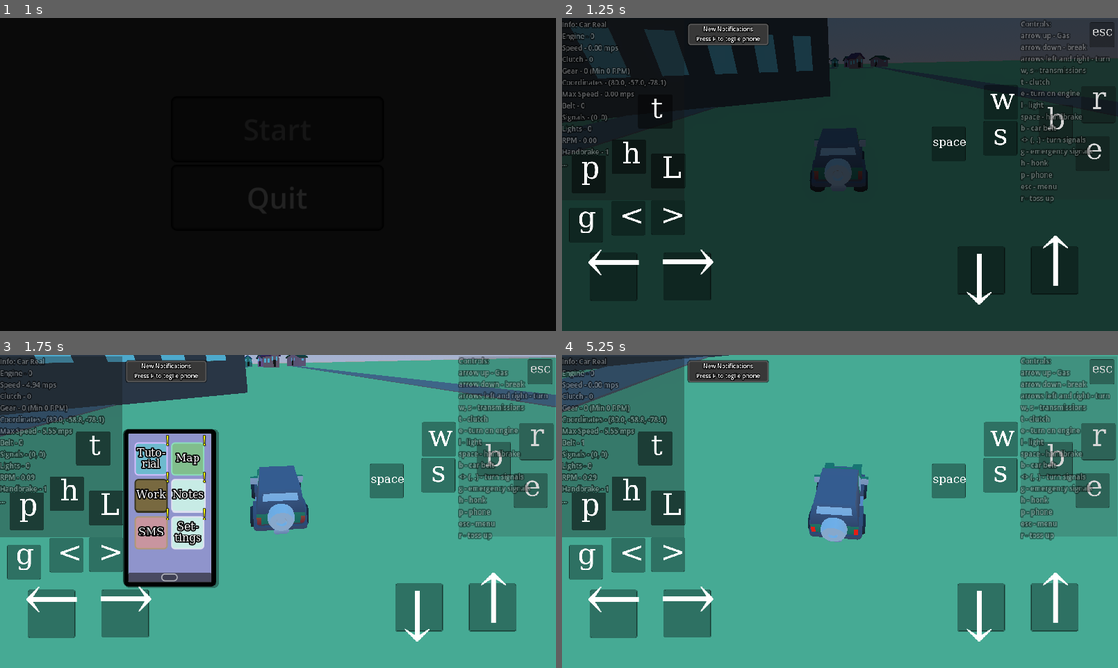
Above: before the commit, frames 1-4 (two rows, left to right).
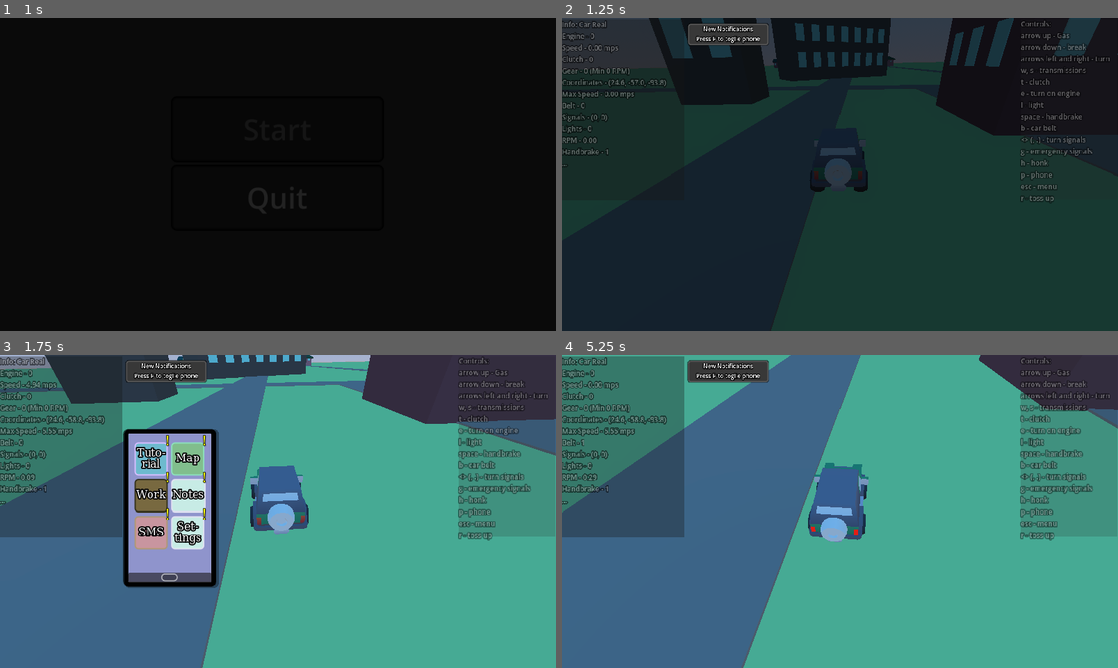
Above: after the commit, the same moments.

Repository: artemagant/JameGam
Game: Godot game, scene res://Scenes/Main/main.tscn
Same seed, same stepped clock (60 frames per second), same inputs: the game is played once before the commit and once after it.
Inputs (mouse positions are in pixels of both pictures, inside the frame that each line leads up to):
- Up to frame 1 (1 s): click "Start" at 0.5 s
- Up to frame 2 (1.25 s): no input
- Up to frame 3 (1.75 s): tap P (phone) at 1.25 s; move the mouse to (305, 511) at 1.27 s; hold Up (up) from 1.28 s (still down); hold W (add_gear) from 1.28 s (still down)
- Up to frame 4 (5.25 s): release Up (up) at 2 s; release W (add_gear) at 2 s; click "Tuto- rial" at 2 s; tap P (phone) at 2.75, 3.5, 5 s; move the mouse to (728, 527) at 2.77 s; hold Down (down) 2.78-3.53 s; tap B (belt) at 2.85 s; move the mouse to (851, 505) at 3.52 s; hold Up (up) 3.53-4.25 s; hold T (clutch) 3.53-4.25 s; click "Map" at 4.25 s; move the mouse to (812, 574) at 5.02 s; hold Up (up) from 5.03 s (still down); tap G (emergency_lights) at 5.1 s

Frame 1 is identical in both runs. In frame 2, 16% of the frame differs, in the area x 0-100%, y 0-100%; in frame 3, 41%; in frame 4, 46%.

Commit message:
Working on work

Diff:
--- a/jame-gam/Scenes/Car/car.tscn
+++ b/jame-gam/Scenes/Car/car.tscn
@@ -214,6 +214,9 @@
 &"right_blink": SubResource("Animation_nkh8f")
 }
 
+[sub_resource type="SphereShape3D" id="SphereShape3D_afscr"]
+radius = 1.8381448
+
 [node name="Car" type="VehicleBody3D" unique_id=1676619421]
 collision_layer = 2
 collision_mask = 5
@@ -390,3 +393,11 @@
 
 [node name="AnimationPlayer" type="AnimationPlayer" parent="." unique_id=1047590110]
 libraries/ = SubResource("AnimationLibrary_imavk")
+
+[node name="Car" type="Area3D" parent="." unique_id=695637834]
+
+[node name="CollisionShape3D" type="CollisionShape3D" parent="Car" unique_id=1594655658]
+transform = Transform3D(1, 0, 0, 0, 1, 0, 0, 0, 1, 0, 0.8893945, 0)
+shape = SubResource("SphereShape3D_afscr")
+
+[connection signal="area_entered" from="Car" to="." method="_on_car_area_entered"]
--- a/jame-gam/Scenes/Game/game.gd
+++ b/jame-gam/Scenes/Game/game.gd
@@ -123,3 +123,10 @@
 
 func phone():
 	ui.phone()
+
+
+func end_work(area):
+	if area.name != "Car":
+		print("Body not car")
+		return
+	ui.end_work()
--- a/jame-gam/Scenes/Game/game.tscn
+++ b/jame-gam/Scenes/Game/game.tscn
@@ -75,12 +75,32 @@
 [sub_resource type="BoxMesh" id="BoxMesh_xfil1"]
 size = Vector3(2.5, 1, 2)
 
+[sub_resource type="StandardMaterial3D" id="StandardMaterial3D_huoen"]
+transparency = 1
+albedo_color = Color(1, 1, 0, 0.44313726)
+emission_enabled = true
+emission = Color(1, 1, 0, 1)
+emission_energy_multiplier = 4.24
+grow_amount = 0.608
+
+[sub_resource type="CylinderMesh" id="CylinderMesh_7jvlm"]
+material = SubResource("StandardMaterial3D_huoen")
+top_radius = 1.0
+bottom_radius = 1.0
+height = 1000.0
+
+[sub_resource type="SphereShape3D" id="SphereShape3D_huoen"]
+radius = 13.813139
+
+[sub_resource type="SphereShape3D" id="SphereShape3D_7jvlm"]
+radius = 20.127895
+
 [node name="Game" type="Node3D" unique_id=613764105]
 transform = Transform3D(1, 0, 0, 0, 1, 0, 0, 0, 1, 0, 219.91647, -1558.883)
 script = ExtResource("1_i1e5p")
 
 [node name="Car" parent="." unique_id=1676619421 instance=ExtResource("3_qikps")]
-transform = Transform3D(-0.042045664, 0.0011527173, 0.99911505, 0.0033089463, 0.99999416, -0.0010144815, -0.99911034, 0.0032633638, -0.04204923, 80, -57, -78.069)
+transform = Transform3D(-0.042045664, 0.0011527173, 0.99911505, 0.0033089463, 0.99999416, -0.0010144815, -0.99911034, 0.0032633638, -0.04204923, 24.621002, -57, -93.76587)
 rotation_order = 0
 turn_amount = 0.6
 
@@ -357,4 +377,34 @@
 transform = Transform3D(-22.584217, 0, -3.08227e-07, 0, 1, 0, 1.9743748e-06, 0, -3.525706, 335.96838, -13.874985, -101.18622)
 mesh = SubResource("BoxMesh_xfil1")
 
+[node name="Points" type="Node3D" parent="Environment" unique_id=1136005325]
+
+[node name="Points" type="Node3D" parent="Environment/Points" unique_id=496034461]
+
+[node name="Start" type="Area3D" parent="Environment/Points/Points" unique_id=1705832801]
+visible = false
+
+[node name="MeshInstance3D" type="MeshInstance3D" parent="Environment/Points/Points/Start" unique_id=661233931]
+transform = Transform3D(1, 0, 0, 0, 1, 0, 0, 0, 1, 7.5551987, 34.538498, -0.53344727)
+mesh = SubResource("CylinderMesh_7jvlm")
+
+[node name="CollisionShape3D" type="CollisionShape3D" parent="Environment/Points/Points/Start" unique_id=608744206]
+transform = Transform3D(1, 0, 0, 0, 1, 0, 0, 0, 1, -0.08557129, -10.722382, 1.2862549)
+shape = SubResource("SphereShape3D_huoen")
+debug_color = Color(0.98142856, 0, 0.37522224, 0.41960785)
+
+[node name="Area3D" type="Area3D" parent="Environment/Points/Points" unique_id=831992658]
+visible = false
+
+[node name="MeshInstance3D" type="MeshInstance3D" parent="Environment/Points/Points/Area3D" unique_id=1825552739]
+transform = Transform3D(1, 0, 0, 0, 1, 0, 0, 0, 1, -27.418665, 34.538498, -31.464233)
+mesh = SubResource("CylinderMesh_7jvlm")
+
+[node name="CollisionShape3D" type="CollisionShape3D" parent="Environment/Points/Points/Area3D" unique_id=1233941448]
+transform = Transform3D(1, 0, 0, 0, 1, 0, 0, 0, 1, -29.821342, -15.519608, -33.031982)
+shape = SubResource("SphereShape3D_7jvlm")
+debug_color = Color(0.50387067, 0.58038294, 3.85046e-07, 0.41960785)
+
 [connection signal="timeout" from="UI_Update_Timer" to="." method="_on_ui_update_timer_timeout"]
+[connection signal="area_entered" from="Environment/Points/Points/Start" to="." method="end_work"]
+[connection signal="area_entered" from="Environment/Points/Points/Area3D" to="." method="end_work"]
--- a/jame-gam/Scenes/Game_UI/ui.gd
+++ b/jame-gam/Scenes/Game_UI/ui.gd
@@ -35,8 +35,18 @@
 var _phone: = false
 # Sms
 @onready var smses := $Phone/Sms_App/Smses.get_children()
+# Work
+@onready var balance: Label = $Phone/Work_App/Balance_Panel/CenterContainer/Balance
+var working := false
+@onready var points: Array = $"../Environment/Points/Points".get_children()
+@onready var info_full: Label = $Phone/Work_App/Info_Panel/Info_Full
+var point: int
+var adresses := ["","c.Medium School st. 1"]
+var names := ["Jeffry Lum", "Ronald Barr", "Marie Connor", "Kaily Pugh", "Fred Nerk", "Will Forbis"]
+var work_level := 0
 func _ready() -> void:
-	Data.load_data()
+	if not Data.load_data():
+		Data.reset()
 	$Phone/Settings_App/Buttons/Control2/Extra_UI.button_pressed = Data.data["extra_ui"]
 	$Phone/Settings_App/Buttons/Control/FS.button_pressed = Data.data["fs"]
 	extra_ui.visible = Data.data["extra_ui"]
@@ -57,6 +67,9 @@
 		sfx_volum = 1
 	AudioServer.set_bus_volume_db(bus_sfx, false)
 	AudioServer.set_bus_volume_db(bus_sfx, linear_to_db(sfx_volum))
+	if not DisplayServer.is_touchscreen_available():
+		$Phone_Buttons.visible = false
+	add_money(0)
 	change_text()
 	send_new_sms(false)
 	change_text()
@@ -107,6 +120,10 @@
 			else:
 				new_sms_pop_up.visible = true
 func one_shift_notification(_name: String, state: bool):
+	if current_app.name == _name:
+		main_app.get_node(_name).get_child(0).visible = false
+		ones_shifts_apps[_name] = 0
+		return
 	main_app.get_node(_name).get_child(0).visible = state
 	ones_shifts_apps[_name] = int(state)
 	var values = ones_shifts_apps.values()
@@ -182,3 +199,46 @@
 			i = 5
 			break
 #endregion
+#region Work
+func add_money(value: int = 1):
+	if not working:
+		return
+	Data.data["money"] += value
+	balance.text = "Balance: %d" % Data.data["money"]
+func new_work():
+	if working:
+		push_warning("Still working")
+		return
+	if work_level == 1 and not working:
+		work_level = 1
+		working = true
+		points[point].visible = true
+		points[0].visible = false
+		return
+	working = true
+	point = randi_range(1, points.size()-1)
+	points[0].visible = true
+	info_full.text = "Name: %s
+		To: %s
+		From: Vasa Compony
+		What: Paper
+		Reward: 1 coin
+		Time: no time limit" %[names[point], adresses[point]]
+func end_work():
+	if not working:
+		return
+	if work_level == 0:
+		working = false
+		new_work()
+	work_level = 0
+	add_money()
+	working = false
+	points[point].visible = false
+	one_shift_notification("Work_App", true)
+	info_full.text = "Name:
+		To:
+		From:
+		What:
+		Reward:
+		Time:"
+#endregion
--- a/jame-gam/Scenes/Game_UI/ui.tscn
+++ b/jame-gam/Scenes/Game_UI/ui.tscn
@@ -329,6 +329,125 @@
 
 [sub_resource type="LabelSettings" id="LabelSettings_gvjwk"]
 font = SubResource("FontFile_2cpot")
+font_size = 10
+outline_size = 5
+outline_color = Color(0, 0, 0, 1)
+
+[sub_resource type="StyleBoxFlat" id="StyleBoxFlat_2pujl"]
+bg_color = Color(0.61704624, 0.5326723, 0.39074197, 1)
+border_width_left = 8
+border_width_top = 7
+border_width_right = 8
+border_width_bottom = 7
+border_color = Color(0.8, 0.8, 0.8, 0)
+corner_radius_top_left = 7
+corner_radius_top_right = 7
+corner_radius_bottom_right = 7
+corner_radius_bottom_left = 7
+shadow_color = Color(0, 0, 0, 0)
+shadow_size = 2
+shadow_offset = Vector2(3, 1)
+
+[sub_resource type="StyleBoxFlat" id="StyleBoxFlat_8eldu"]
+bg_color = Color(0, 0, 0, 0.6509804)
+border_width_left = 2
+border_width_top = 2
+border_width_right = 2
+border_width_bottom = 2
+border_color = Color(0, 0, 0, 0.8156863)
+corner_radius_top_left = 5
+corner_radius_top_right = 5
+corner_radius_bottom_right = 5
+corner_radius_bottom_left = 5
+expand_margin_left = 3.0
+
+[sub_resource type="FontFile" id="FontFile_cxiti"]
+cache/0/variation_coordinates = {}
+cache/0/face_index = 0
+cache/0/embolden = 0.0
+cache/0/transform = Transform2D(1, 0, 0, 1, 0, 0)
+cache/0/spacing_top = 0
+cache/0/spacing_bottom = 0
+cache/0/spacing_space = 0
+cache/0/spacing_glyph = 0
+cache/0/baseline_offset = 0.0
+cache/0/16/0/ascent = 0.0
+cache/0/16/0/descent = 0.0
+cache/0/16/0/underline_position = 0.0
+cache/0/16/0/underline_thickness = 0.0
+cache/0/16/0/scale = 1.0
+cache/0/10/0/ascent = 0.0
+cache/0/10/0/descent = 0.0
+cache/0/10/0/underline_position = 0.0
+cache/0/10/0/underline_thickness = 0.0
+cache/0/10/0/scale = 1.0
+
+[sub_resource type="LabelSettings" id="LabelSettings_0nb4j"]
+font = SubResource("FontFile_cxiti")
+font_size = 10
+outline_size = 5
+outline_color = Color(0, 0, 0, 1)
+shadow_size = 2
+shadow_color = Color(0, 0, 0, 0.5568628)
+
+[sub_resource type="FontFile" id="FontFile_uu0mk"]
+cache/0/variation_coordinates = {}
+cache/0/face_index = 0
+cache/0/embolden = 0.0
+cache/0/transform = Transform2D(1, 0, 0, 1, 0, 0)
+cache/0/spacing_top = 0
+cache/0/spacing_bottom = 0
+cache/0/spacing_space = 0
+cache/0/spacing_glyph = 0
+cache/0/baseline_offset = 0.0
+cache/0/16/0/ascent = 0.0
+cache/0/16/0/descent = 0.0
+cache/0/16/0/underline_position = 0.0
+cache/0/16/0/underline_thickness = 0.0
+cache/0/16/0/scale = 1.0
+cache/0/10/0/ascent = 0.0
+cache/0/10/0/descent = 0.0
+cache/0/10/0/underline_position = 0.0
+cache/0/10/0/underline_thickness = 0.0
+cache/0/10/0/scale = 1.0
+
+[sub_resource type="StyleBoxFlat" id="StyleBoxFlat_cxiti"]
+bg_color = Color(0.34048992, 0.5029561, 0.6465655, 0.7411765)
+border_width_left = 3
+border_width_top = 3
+border_width_right = 3
+border_width_bottom = 3
+border_color = Color(0.20970586, 0.35911784, 0.5069695, 0.80784315)
+corner_radius_top_left = 2
+corner_radius_top_right = 2
+corner_radius_bottom_right = 2
+corner_radius_bottom_left = 2
+expand_margin_left = 2.0
+expand_margin_right = 2.0
+
+[sub_resource type="FontFile" id="FontFile_20fwi"]
+cache/0/variation_coordinates = {}
+cache/0/face_index = 0
+cache/0/embolden = 0.0
+cache/0/transform = Transform2D(1, 0, 0, 1, 0, 0)
+cache/0/spacing_top = 0
+cache/0/spacing_bottom = 0
+cache/0/spacing_space = 0
+cache/0/spacing_glyph = 0
+cache/0/baseline_offset = 0.0
+cache/0/16/0/ascent = 0.0
+cache/0/16/0/descent = 0.0
+cache/0/16/0/underline_position = 0.0
+cache/0/16/0/underline_thickness = 0.0
+cache/0/16/0/scale = 1.0
+cache/0/10/0/ascent = 0.0
+cache/0/10/0/descent = 0.0
+cache/0/10/0/underline_position = 0.0
+cache/0/10/0/underline_thickness = 0.0
+cache/0/10/0/scale = 1.0
+
+[sub_resource type="LabelSettings" id="LabelSettings_no80t"]
+font = SubResource("FontFile_20fwi")
 font_size = 10
 outline_size = 5
 outline_color = Color(0, 0, 0, 1)
@@ -458,6 +577,9 @@
 expand_margin_top = 2.0
 
 [sub_resource type="FontFile" id="FontFile_hasax"]
+subpixel_positioning = 0
+msdf_pixel_range = 14
+msdf_size = 128
 cache/0/variation_coordinates = {}
 cache/0/face_index = 0
 cache/0/embolden = 0.0
@@ -497,6 +619,9 @@
 corner_radius_bottom_left = 4
 
 [sub_resource type="FontFile" id="FontFile_2pujl"]
+subpixel_positioning = 0
+msdf_pixel_range = 14
+msdf_size = 128
 cache/0/variation_coordinates = {}
 cache/0/face_index = 0
 cache/0/embolden = 0.0
@@ -769,6 +894,9 @@
 corner_radius_bottom_left = 5
 
 [sub_resource type="FontFile" id="FontFile_lmr3m"]
+subpixel_positioning = 0
+msdf_pixel_range = 14
+msdf_size = 128
 cache/0/variation_coordinates = {}
 cache/0/face_index = 0
 cache/0/embolden = 0.0
@@ -835,6 +963,9 @@
 font_size = 100
 
 [sub_resource type="FontFile" id="FontFile_noyia"]
+subpixel_positioning = 0
+msdf_pixel_range = 14
+msdf_size = 128
 cache/0/variation_coordinates = {}
 cache/0/face_index = 0
 cache/0/embolden = 0.0
@@ -1183,14 +1314,13 @@
 label_settings = SubResource("LabelSettings_gvjwk")
 
 [node name="Work_App" type="Panel" parent="Phone" unique_id=321368451]
-visible = false
 layout_mode = 1
 anchors_preset = 15
 anchor_right = 1.0
 anchor_bottom = 1.0
 grow_horizontal = 2
 grow_vertical = 2
-theme_override_styles/panel = SubResource("StyleBoxFlat_20fwi")
+theme_override_styles/panel = SubResource("StyleBoxFlat_2pujl")
 
 [node name="Under_Development_Label" type="Label" parent="Phone/Work_App" unique_id=1011677720]
 modulate = Color(1, 1, 1, 0.5568628)
@@ -1204,6 +1334,69 @@
      development
                 :("
 label_settings = SubResource("LabelSettings_2cpot")
+
+[node name="Balance_Panel" type="Panel" parent="Phone/Work_App" unique_id=1095332215]
+layout_mode = 0
+offset_left = 70.43477
+offset_top = 10.434784
+offset_right = 130.43478
+offset_bottom = 30.434784
+theme_override_styles/panel = SubResource("StyleBoxFlat_8eldu")
+
+[node name="CenterContainer" type="CenterContainer" parent="Phone/Work_App/Balance_Panel" unique_id=1915176967]
+layout_mode = 0
+offset_left = 0.86956525
+offset_top = 2.6086998
+offset_right = 45.869564
+offset_bottom = 16.6087
+
+[node name="Balance" type="Label" parent="Phone/Work_App/Balance_Panel/CenterContainer" unique_id=151997146]
+layout_mode = 2
+text = "Balance: 0"
+label_settings = SubResource("LabelSettings_0nb4j")
+
+[node name="Stert_Work_Button" type="Button" parent="Phone/Work_App" unique_id=1402421427]
+layout_mode = 0
+offset_left = 73.913025
+offset_top = 33.913044
+offset_right = 126.913025
+offset_bottom = 53.913044
+theme_override_constants/outline_size = 5
+theme_override_fonts/font = SubResource("FontFile_uu0mk")
+theme_override_font_sizes/font_size = 10
+theme_override_styles/normal = SubResource("StyleBoxFlat_cxiti")
+text = "Start Work"
+
+[node name="Info_Panel" type="Panel" parent="Phone/Work_App" unique_id=2093576061]
+layout_mode = 0
+offset_left = 13.043465
+offset_top = 55.652184
+offset_right = 130.43478
+offset_bottom = 212.17392
+theme_override_styles/panel = SubResource("StyleBoxFlat_8eldu")
+
+[node name="Info_Full" type="Label" parent="Phone/Work_App/Info_Panel" unique_id=1934026337]
+layout_mode = 0
+offset_left = 2.608698
+offset_top = 17.391304
+offset_right = 96.608696
+offset_bottom = 116.391304
+text = "Name:
+To:
+From: Vasa Compony
+What: Paper
+Reward: 1 coin
+Time: 2m"
+label_settings = SubResource("LabelSettings_no80t")
+
+[node name="Info" type="Label" parent="Phone/Work_App/Info_Panel" unique_id=1677982400]
+layout_mode = 0
+offset_left = 93.91305
+offset_top = 0.86956525
+offset_right = 113.91305
+offset_bottom = 14.869565
+text = "Info:"
+label_settings = SubResource("LabelSettings_no80t")
 
 [node name="Notes_App" type="Panel" parent="Phone" unique_id=950334206]
 visible = false
@@ -1230,6 +1423,7 @@
 label_settings = SubResource("LabelSettings_hasax")
 
 [node name="Sms_App" type="Panel" parent="Phone" unique_id=169316686]
+visible = false
 layout_mode = 1
 anchors_preset = 15
 anchor_right = 1.0
@@ -2011,6 +2205,7 @@
 text = "r"
 label_settings = SubResource("LabelSettings_ndrgk")
 
+[connection signal="pressed" from="Phone/Work_App/Stert_Work_Button" to="." method="new_work"]
 [connection signal="pressed" from="Phone/Settings_App/Buttons/HBoxContainer/Music_Minus" to="." method="_on_music_minus_pressed"]
 [connection signal="pressed" from="Phone/Settings_App/Buttons/HBoxContainer/Music_Plus" to="." method="_on_music_plus_pressed"]
 [connection signal="pressed" from="Phone/Settings_App/Buttons/HBoxContainer2/SFX_Minus" to="." method="_on_sfx_minus_pressed"]
--- a/jame-gam/project.godot
+++ b/jame-gam/project.godot
@@ -21,12 +21,13 @@
 
 [autoload]
 
-Data="*uid://v0bcwr36pur1"
+Data="*uid://co8ldf2ec3v76"
 
 [display]
 
 window/size/viewport_width=960
 window/size/viewport_height=540
+window/size/mode=3
 window/subwindows/embed_subwindows=false
 window/stretch/mode="viewport"
 window/stretch/aspect="keep_width"
Not shown, changed: jame-gam/Data.gd.uid
Not shown, changed: jame-gam/Sprites/colormap.png.import
Not shown, changed: jame-gam/Sprites/vaz_2107.jpg.import
Not shown, changed: jame-gam/icon.svg.import
